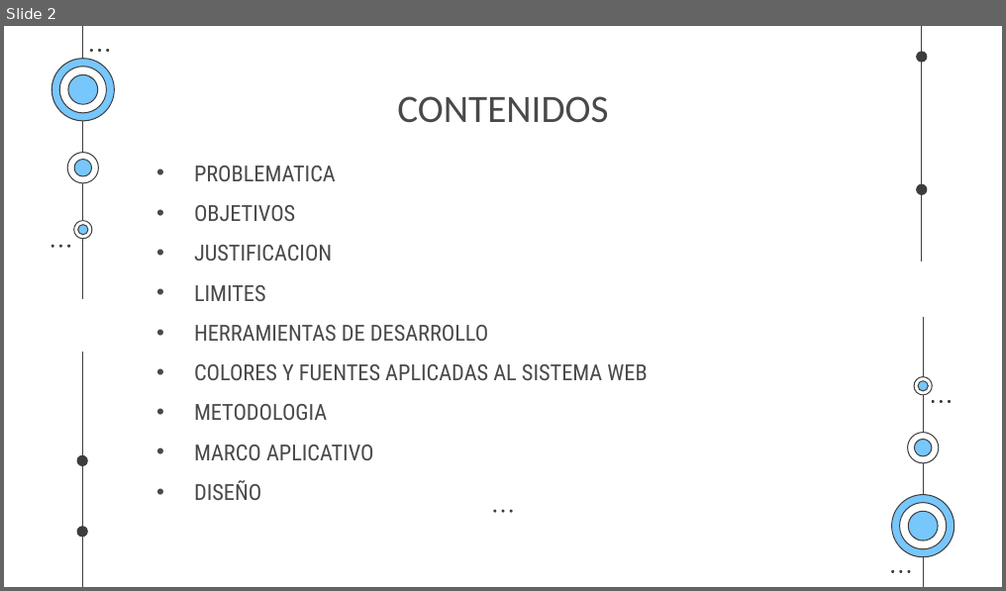
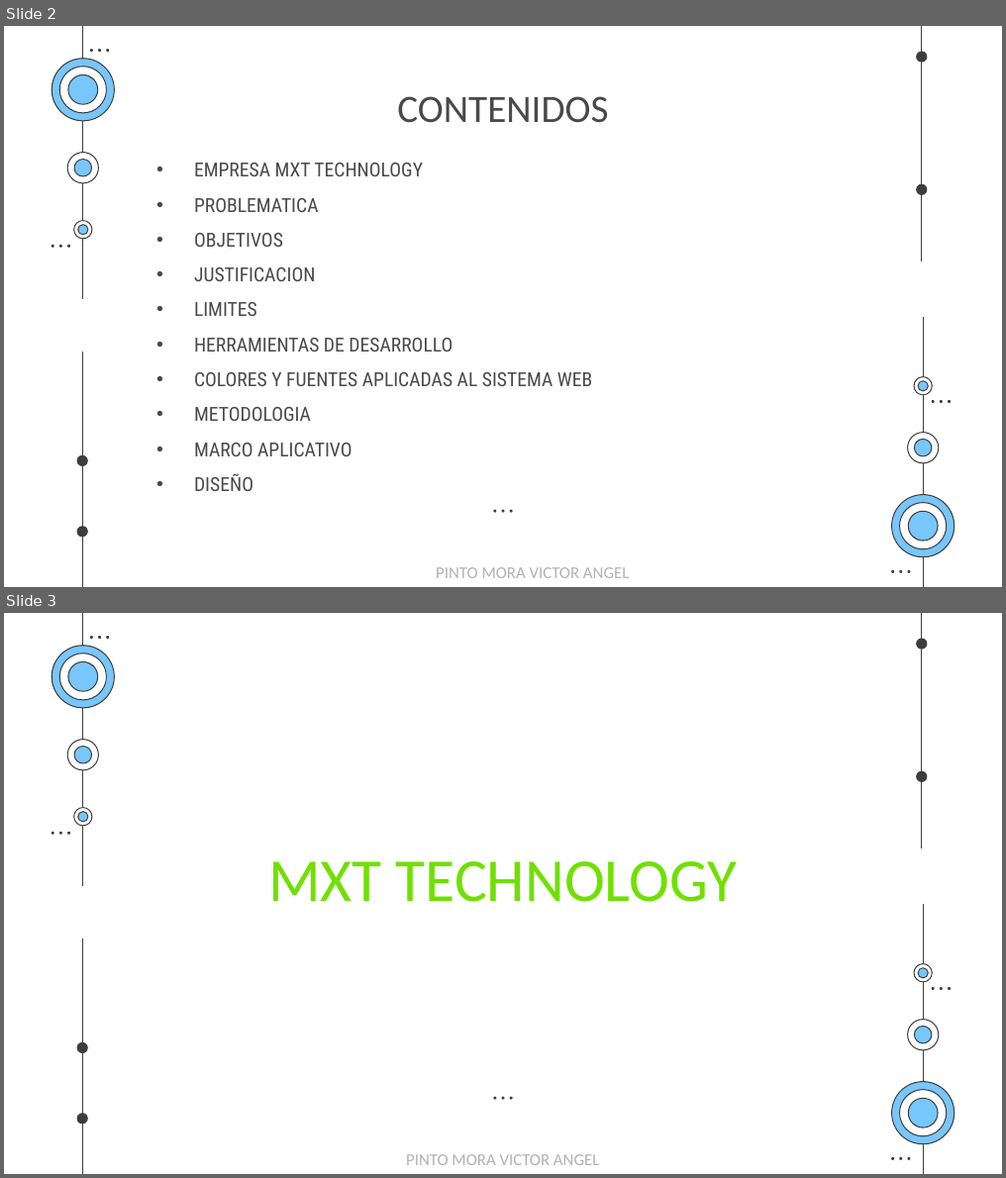
Before and after one commit to EgCooper/Mxt-Technology, a slide deck: Documentacion/Mxt-Technology Presentacion.pptx. Shown one above the other, each under a label of ours: slide 2 before the commit, slides 2 and 3 after it. The pictures are 1006x591 and 1006x1178 pixels, drawn with LibreOffice and Linux fonts; fonts in the diff are those of the drawing. Boxes give left, top, right and bottom in pixels: in the first picture for what was removed or moved away, otherwise in the second. Text is boxed around its words. In the diff, an @@ line names an element or a change of style, - is before the commit and + after.

Commit message:
Mxt-Technology

```diff
--- a/Documentacion/Mxt-Technology Presentacion.pptx
+++ b/Documentacion/Mxt-Technology Presentacion.pptx
@@ slide 3 added at (4,613,1002,1174), background #FFFFFF; not listed: 51 template elements that a slide beside it also shows @@
@@ title added at (268,861,737,902), 44 pt, text #70E000 @@
+MXT TECHNOLOGY
@@ text added at (406,1155,599,1165), 12 pt, text #B2B2B2 @@
+PINTO MORA VICTOR ANGEL
@@ slide 2 changed as well @@
@@ subtitle at (194,163,423,176): paragraph added @@
+• EMPRESA MXT TECHNOLOGY
@@ subtitle at (194,198,592,491): size 16 to 14 pt in "PROBLEMATICA", "OBJETIVOS", "JUSTIFICACION", "LIMITES" and 5 more places @@
@@ text added at (436,568,629,578), 12 pt, text #B2B2B2 @@
+PINTO MORA VICTOR ANGEL
```
Also in this commit, not shown: 35 other slides changed, 9 other slides added, 2 slides removed, 1 other file.
